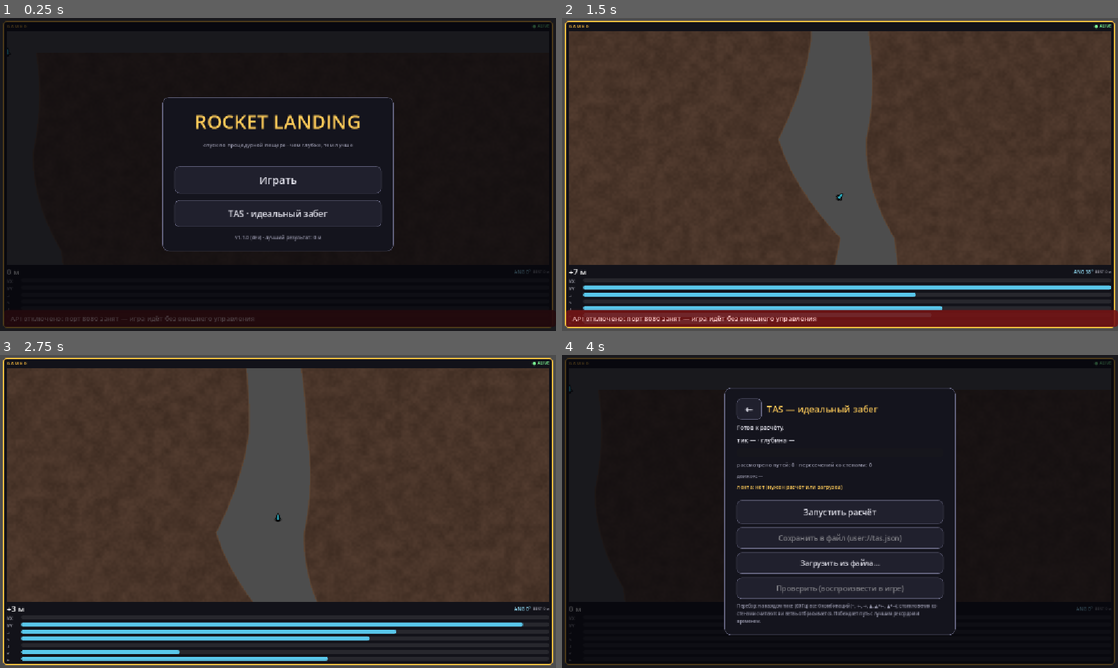
Above: before the commit, frames 1-4 (two rows, left to right).
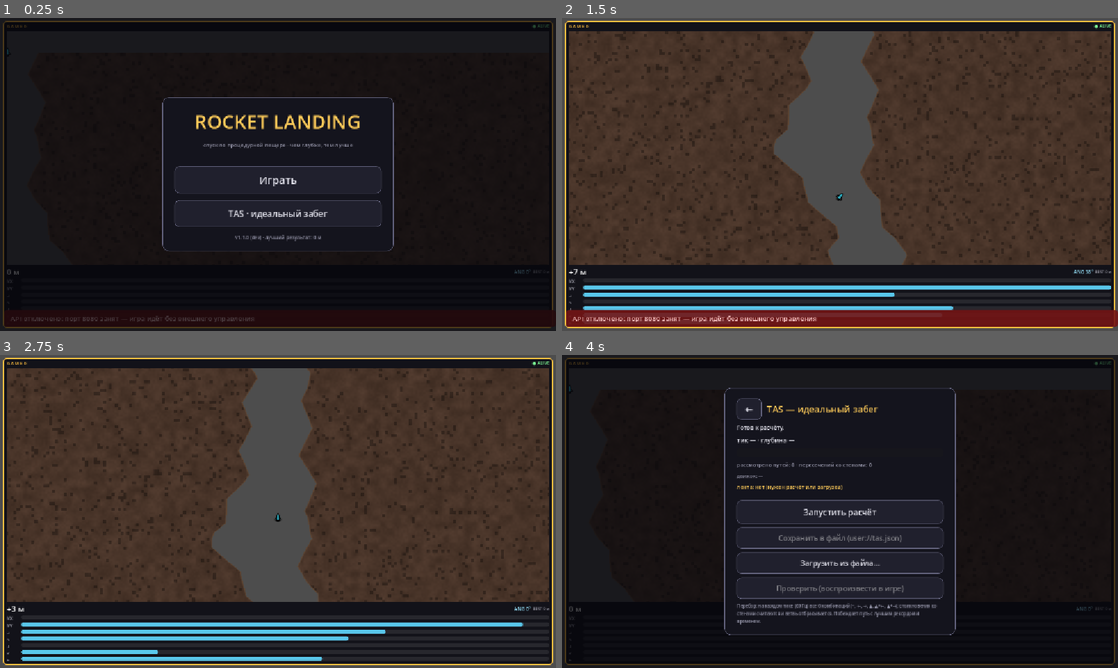
Above: after the commit, the same moments.

Repository: rival-afk/rocket-landing
Game: Godot game, scene res://main.tscn
The game is run twice, just before and just after one commit, with the same random seed, the same clock (stepped at 60 frames per second) and the same inputs.
Inputs:
- Up to frame 1 (0.25 s): no input
- Up to frame 2 (1.5 s): click "Играть" at 0.5 s; hold Right (ui_right) from 1.28 s (still down)
- Up to frame 3 (2.75 s): release Right (ui_right) at 2 s; click "Играть" at 2 s
- Up to frame 4 (4 s): hold Left (ui_left) 2.78-3.5 s; click "TAS · идеальный забег" at 3.5 s

The runs differ from the first frame. In frame 2, 2.2% of the frame differs, in the area x 1-99%, y 4-94%; in frame 3, 2.2%; in frame 4, less than 0.1%.

Commit message:
game: cave walls angular kinks restored - triangle-wave ridge overlay (physics and shader stay in sync), rockier shader texture

Diff:
--- a/game/cave.gd
+++ b/game/cave.gd
@@ -109,16 +109,25 @@
 	# плавный выход из стартовой точки, чтобы ракета не упёрлась в стену на старте
 	return v * clampf(absf(y) / (3.0 * KNOT), 0.0, 1.0)
 
+func tri(t: float) -> float:
+	var u := fposmod(t, 2.0)
+	return absf(u - 1.0) * 2.0 - 1.0
+
+func ridge(t: float, freq: float, amp: float, phase: float) -> float:
+	# треугольная волна — острые пики, угловатые переломы стен
+	var u := fposmod(t * freq + phase, 2.0)
+	return (absf(u - 1.0) * 2.0 - 1.0) * amp
+
 func half_at(y: float) -> float:
 	var k := floorf(y / KNOT)
 	var t := (y - k * KNOT) / KNOT
 	return lerpf(knot_half(k), knot_half(k + 1.0), t)
 
 func left_x(y: float) -> float:
-	return center_at(y) - half_at(y) + lane_offset
+	return center_at(y) - half_at(y) + lane_offset + ridge(y, 0.016, 17.0, 0.3) + ridge(y, 0.007, 11.0, 1.1)
 
 func right_x(y: float) -> float:
-	return center_at(y) + half_at(y) + lane_offset
+	return center_at(y) + half_at(y) + lane_offset + ridge(y, 0.014, 17.0, 2.2) + ridge(y, 0.006, 11.0, 0.7)
 
 func _update_segments() -> void:
 	if rocket == null:
--- a/game/cave_walls.gdshader
+++ b/game/cave_walls.gdshader
@@ -2,8 +2,8 @@
 
 // Отрисовка стен пещеры на GPU.
 // Коридор считается аналитически в фрагментном шейдере по таблице узлов,
-// которую GDScript заливает в knot_tex. Коллизия использует те же узлы —
-// визуал и физика совпадают.
+// которую GDScript заливает в knot_tex. Сверху накладываются острые переломы
+// (ridge), как в cave.gd — отрисовка совпадает с физикой.
 
 uniform sampler2D knot_tex : filter_nearest, repeat_disable;
 uniform float knot_start = -2.0;   // индекс узла, лежащий в texel 0
@@ -17,6 +17,12 @@
 
 float hash21(vec2 p) {
 	return fract(sin(dot(p, vec2(127.1, 311.7))) * 43758.5453);
+}
+
+float ridge(float t, float freq, float amp, float phase) {
+	float u = t * freq + phase;
+	u = u - floor(u / 2.0) * 2.0;     // fposmod(t, 2) в том же виде
+	return (abs(u - 1.0) * 2.0 - 1.0) * amp;
 }
 
 float vnoise(vec2 p) {
@@ -46,15 +52,23 @@
 	center *= clamp(abs(y) / (3.0 * KNOT), 0.0, 1.0);
 	float half_w = mix(a.y, b.y, t);
 
+	// угловатые переломы (те же частоты/фазы, что в cave.gd)
+	float ridge_l = ridge(y, 0.016, 17.0, 0.3) + ridge(y, 0.007, 11.0, 1.1);
+	float ridge_r = ridge(y, 0.014, 17.0, 2.2) + ridge(y, 0.006, 11.0, 0.7);
+
 	// расстояние до ближайшей границы коридора; > 0 — порода
-	float d = abs(w_pos.x - center) - half_w;
+	float d_left = (center - half_w + ridge_l) - w_pos.x;
+	float d_right = w_pos.x - (center + half_w + ridge_r);
+	float d = max(d_left, d_right);
 	if (d < 0.0) {
 		discard;   // сам коридор прозрачный — виден фон
 	}
 
-	// скальная текстура: две октавы value-noise
-	float n = vnoise(w_pos * 0.045) * 0.62 + vnoise(w_pos * 0.17) * 0.38;
+	// скальная текстура: value-noise + редкие трещины (угловатые тёмные поры)
+	float n = vnoise(w_pos * 0.055) * 0.68 + vnoise(w_pos * 0.19) * 0.24 + vnoise(w_pos * 0.055) * vnoise(w_pos * 0.19) * 0.08;
 	vec3 col = mix(rock_color.rgb, rock_color_hi.rgb, n);
+	float crack = step(0.92, hash21(floor(w_pos * 0.13)));
+	col = mix(col, col * 0.55, crack * 0.65);
 
 	// острый ободок ровно на границе коридора
 	float rim = 1.0 - smoothstep(0.0, rim_width, abs(d));
